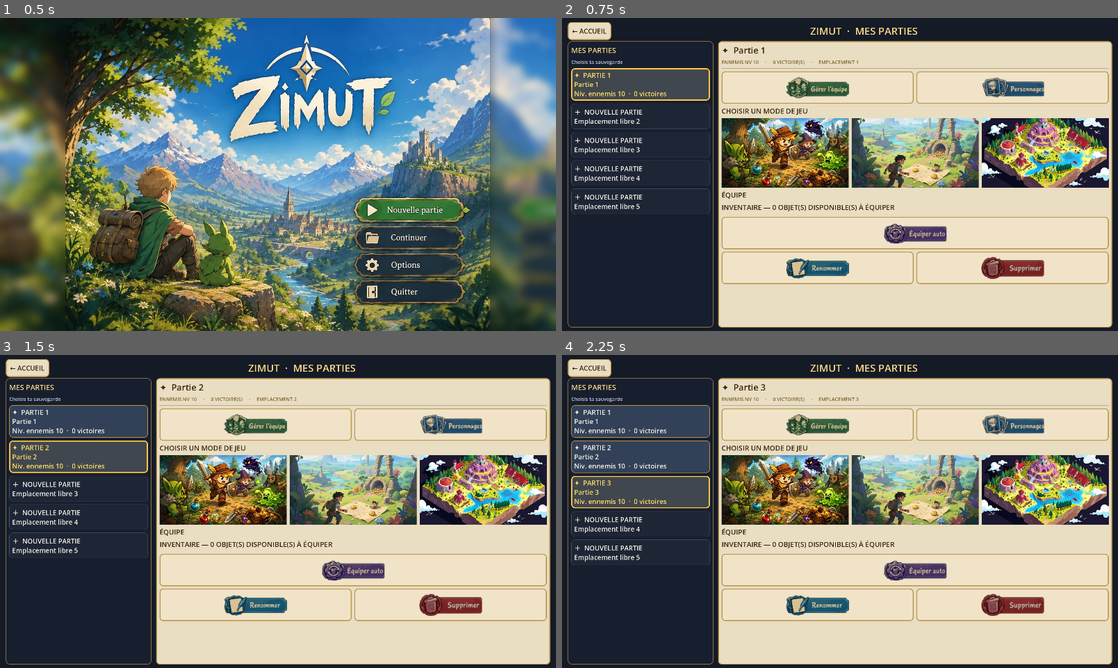
Above: before the commit, frames 1-4 (two rows, left to right).
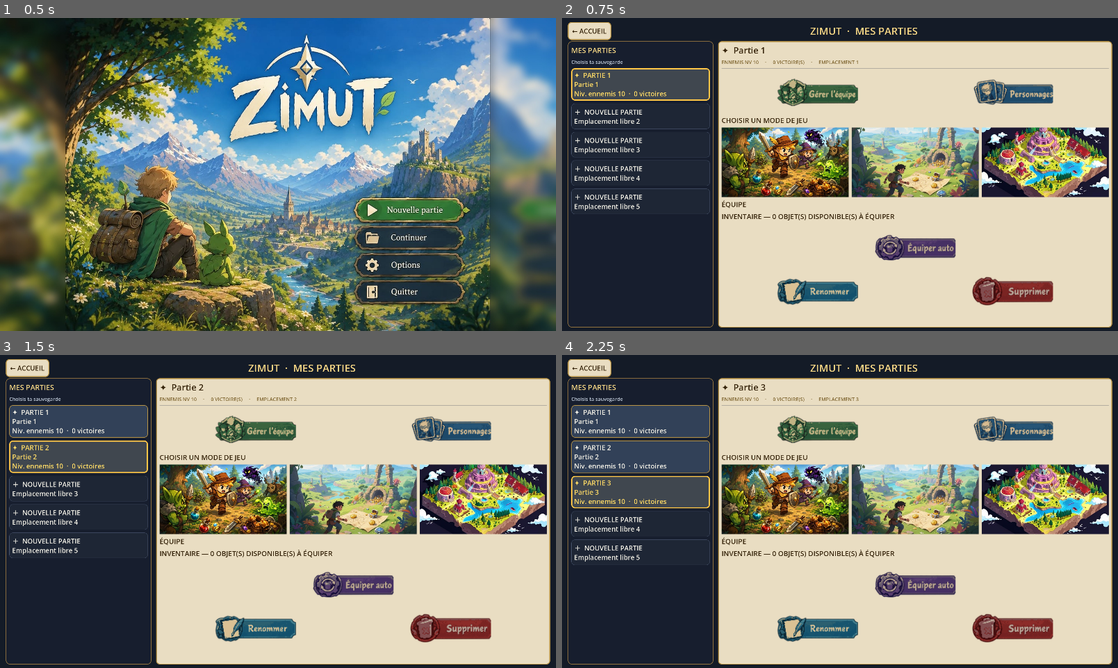
Above: after the commit, the same moments.

Repository: CharlieG42/Zimut
Game: Godot game, scene res://scenes/MainMenu.tscn
The game is run twice, just before and just after one commit, with the same random seed, the same clock (stepped at 60 frames per second) and the same inputs.
Inputs (mouse positions are in pixels of both pictures, inside the frame that each line leads up to):
- Up to frame 1 (0.5 s): no input
- Up to frame 2 (0.75 s): click (973, 208) at 0.5 s
- Up to frame 3 (1.5 s): click "＋ NOUVELLE PARTIE Emplacement…" at 1.25 s
- Up to frame 4 (2.25 s): click "＋ NOUVELLE PARTIE Emplacement…" at 2 s

Frame 1 is identical in both runs. In frame 2, 24% of the frame differs, in the area x 28-99%, y 17-92%; in frame 3, 24%; in frame 4, 24%.

Commit message:
UI: agrandir les six boutons illustrés et supprimer leurs cadres

Diff:
--- a/prototype/zimut/scripts/SaveSlotsUI.gd
+++ b/prototype/zimut/scripts/SaveSlotsUI.gd
@@ -508,25 +508,39 @@
 	"delete": "res://assets/ui/actions/action_delete.png",
 }
 
-## Bouton d'action en image : le PNG (128x64, libellé intégré) est
-## agrandi et centré dans le bouton, sans texte superposé ; le
-## libellé reste en info-bulle.
+## Bouton d'action illustré : on laisse le PNG porter tout le décor.
+## Le contrôle Godot n'ajoute donc plus de cadre beige autour de l'image.
+## La hauteur accrue permet au visuel (128x64, texte intégré) d'être nettement
+## plus grand, tout en conservant une grille compacte de deux boutons par ligne.
 func _action_button(icon_key: String, txt: String, txt_col: Color) -> Button:
 	var b := Button.new()
 	b.tooltip_text = txt
-	b.custom_minimum_size = Vector2(0, 92 if _is_compact() else 112)
+	b.custom_minimum_size = Vector2(0, 124 if _is_compact() else 144)
+	b.size_flags_horizontal = Control.SIZE_EXPAND_FILL
 	b.focus_mode = Control.FOCUS_ALL
 	var icon_path: String = String(ACTION_ICONS.get(icon_key, ""))
+	var art: TextureRect
 	if icon_path != "" and ResourceLoader.exists(icon_path):
-		var art := TextureRect.new()
+		art = TextureRect.new()
 		art.texture = load(icon_path) as Texture2D
 		art.set_anchors_preset(Control.PRESET_FULL_RECT)
 		art.expand_mode = TextureRect.EXPAND_IGNORE_SIZE
 		art.stretch_mode = TextureRect.STRETCH_KEEP_ASPECT_CENTERED
 		art.mouse_filter = Control.MOUSE_FILTER_IGNORE
 		b.add_child(art)
-	b.add_theme_stylebox_override("normal", _flat())
-	b.add_theme_stylebox_override("hover", _flat())
+
+	# Les anciennes bordures beige provenaient du StyleBox du Button.
+	# StyleBoxEmpty supprime fond, contour et marge ajoutés par le thème ;
+	# seul le bouton illustré reste visible.
+	var empty := StyleBoxEmpty.new()
+	b.add_theme_stylebox_override("normal", empty)
+	b.add_theme_stylebox_override("hover", empty)
+	b.add_theme_stylebox_override("pressed", empty)
+	b.add_theme_stylebox_override("focus", empty)
+	b.add_theme_stylebox_override("disabled", empty)
+	if art != null:
+		b.mouse_entered.connect(func() -> void: art.modulate = Color(1.12, 1.12, 1.12, 1.0))
+		b.mouse_exited.connect(func() -> void: art.modulate = Color.WHITE)
 	return b
 
 func _equip_summary(m: Dictionary) -> Dictionary:
